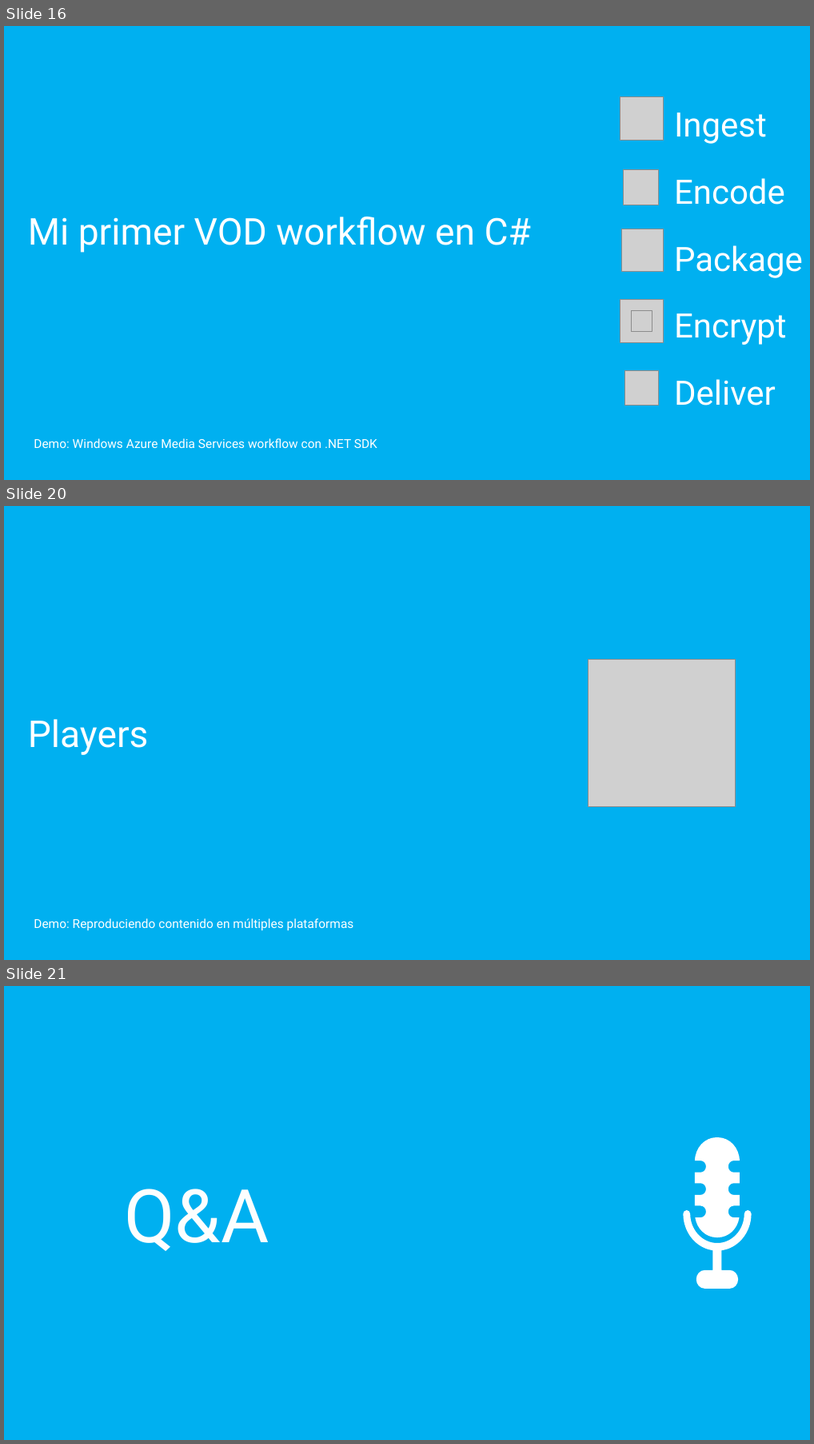
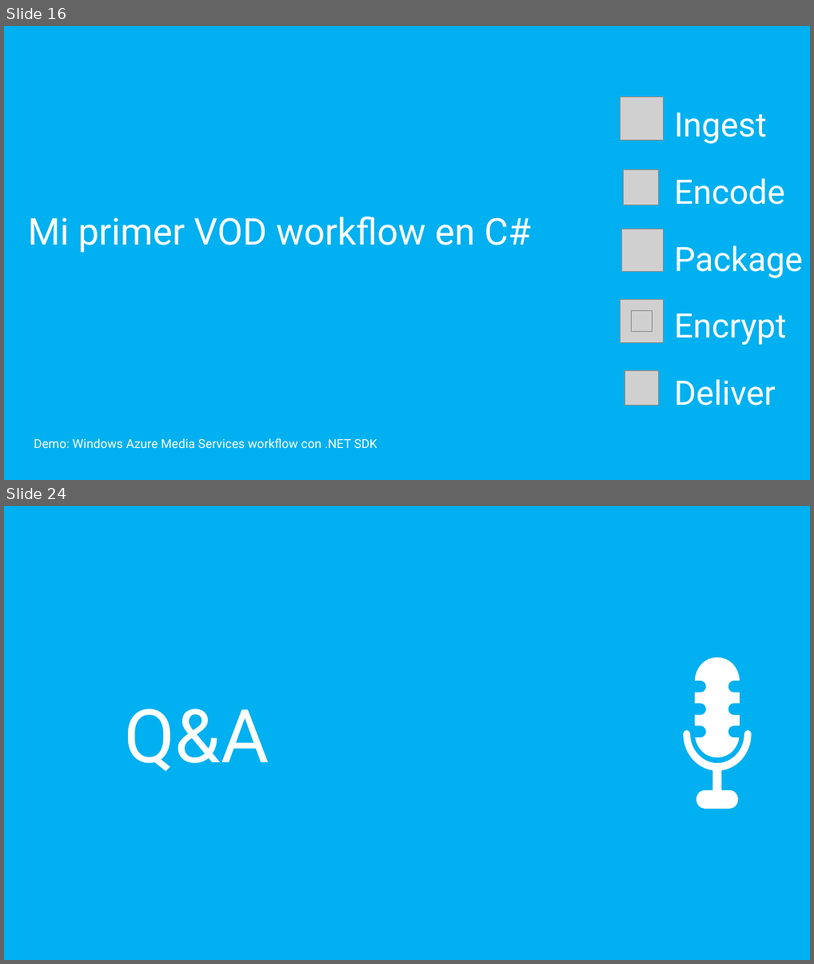
Before and after one commit to mconverti/webcast-aplicaciones-media-con-azure-media-services, a slide deck: webcast.pptx. Shown one above the other, each under a label of ours: slides 16, 20 and 21 before the commit, slides 16 and 24 after it; the slides between them are not shown. The pictures are 814x1444 and 814x964 pixels, drawn with LibreOffice and Linux fonts; fonts in the diff are those of the drawing; grey boxes stand for pictures. Boxes give left, top, right and bottom in pixels: in the first picture for what was removed or moved away, otherwise in the second. Text is boxed around its words. In the diff, an @@ line names an element or a change of style, - is before the commit and + after.

Commit message:
# added players # added mpeg dashs slides

```diff
--- a/webcast.pptx
+++ b/webcast.pptx
@@ slide 20 removed at box(4, 506, 810, 960), background #00B0F0 @@
@@ picture removed at box(588, 659, 736, 807) @@
@@ title removed at box(28, 719, 149, 755) @@
-Players
@@ subtitle removed at box(34, 918, 354, 930) @@
-Demo: Reproduciendo contenido en múltiples plataformas
@@ what was slide 21 is now slide 24 @@
```
Also in this commit, not shown: 6 slides changed, 4 slides added.
